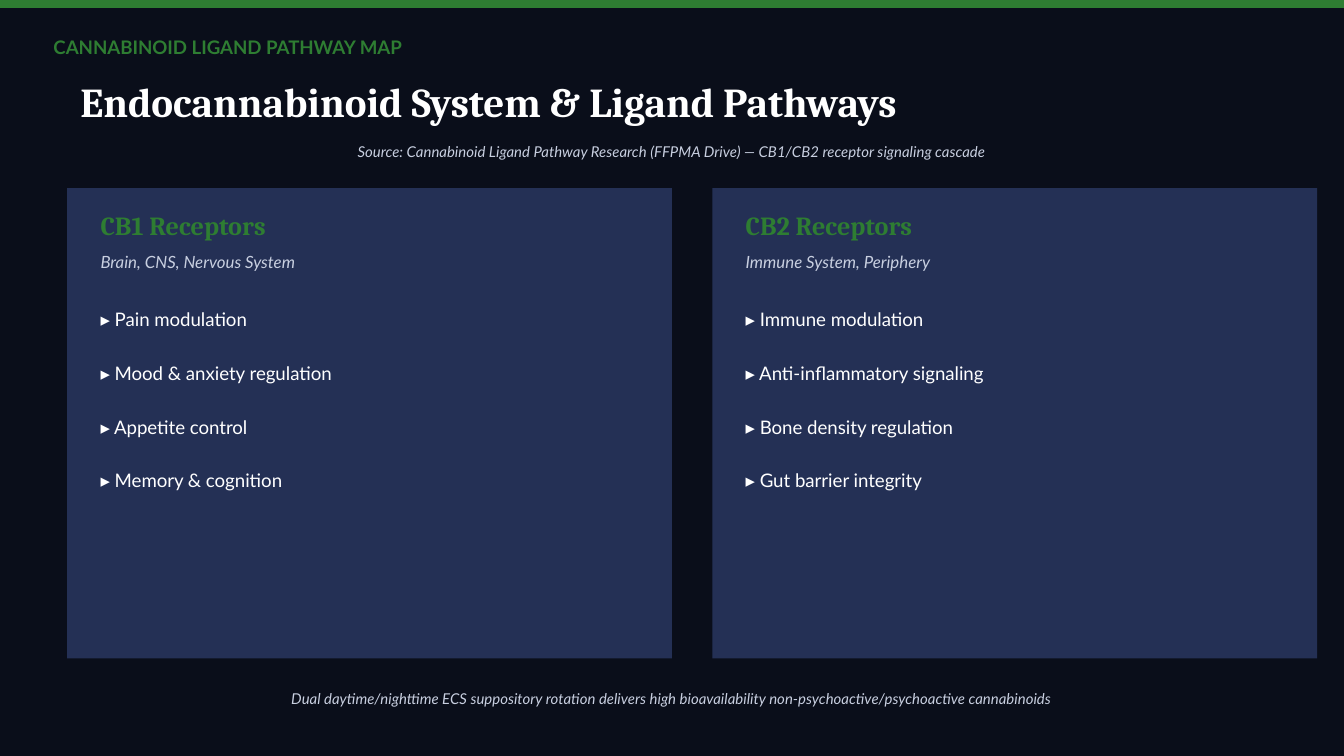
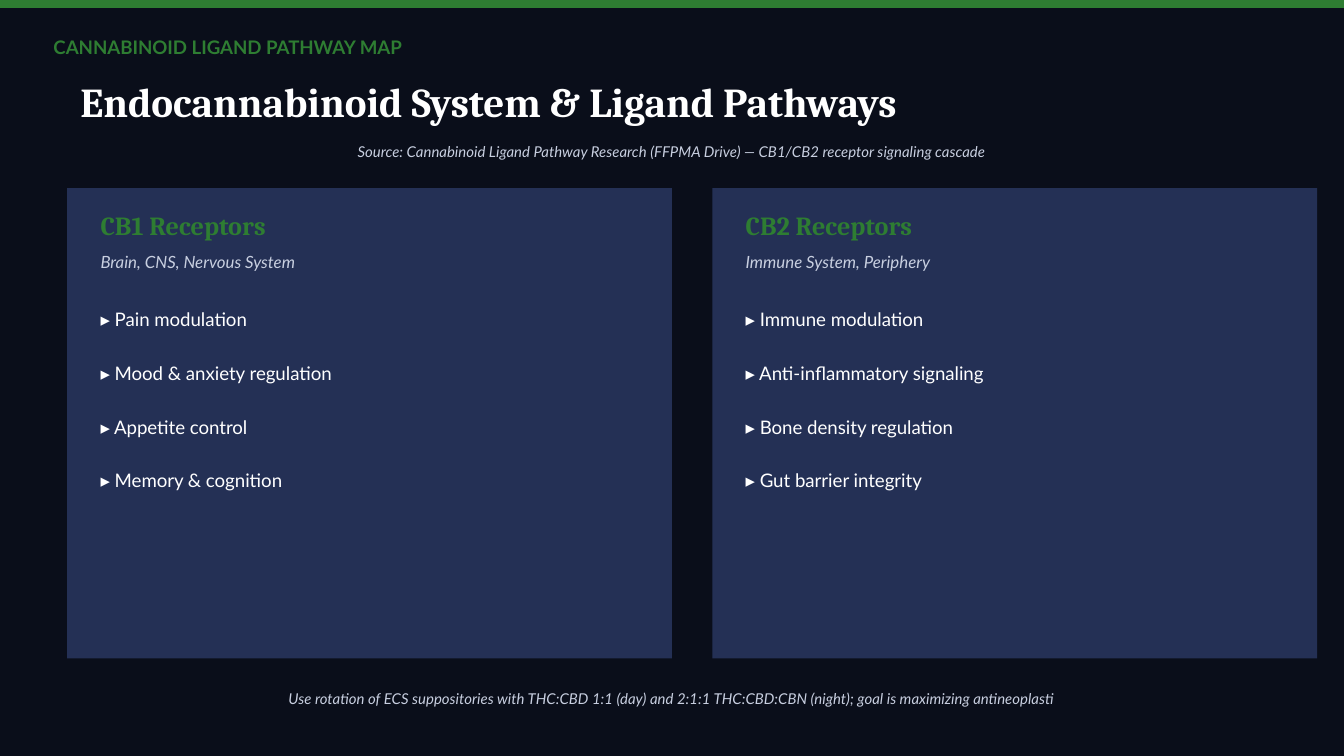
Before and after one commit to bfiveash22/ALLIO-ON-REPLIT, a slide deck: slide 25 of artifacts/api-server/generated-protocols/Annette_Gomer_Protocol_Presentation.pptx. Drawn at 1344x756 pixels with LibreOffice and Linux fonts; fonts in the diff are those of the drawing. Boxes give left, top, right and bottom in pixels: in the first picture for what was removed or moved away, otherwise in the second. Text is boxed around its words. In the diff, an @@ line names an element or a change of style, - is before the commit and + after.

```diff
--- a/artifacts/api-server/generated-protocols/Annette_Gomer_Protocol_Presentation.pptx
+++ b/artifacts/api-server/generated-protocols/Annette_Gomer_Protocol_Presentation.pptx
@@ text at box(288, 692, 1053, 707): text changed @@
-Dual daytime/nighttime ECS suppository rotation delivers high bioavailability non-psychoactive/psychoactive cannabinoids
+Use rotation of ECS suppositories with THC:CBD 1:1 (day) and 2:1:1 THC:CBD:CBN (night); goal is maximizing antineoplasti
```
Also in this commit, not shown: 11 other slides changed, 10 slides added, 1 slide removed, 11 other files.
